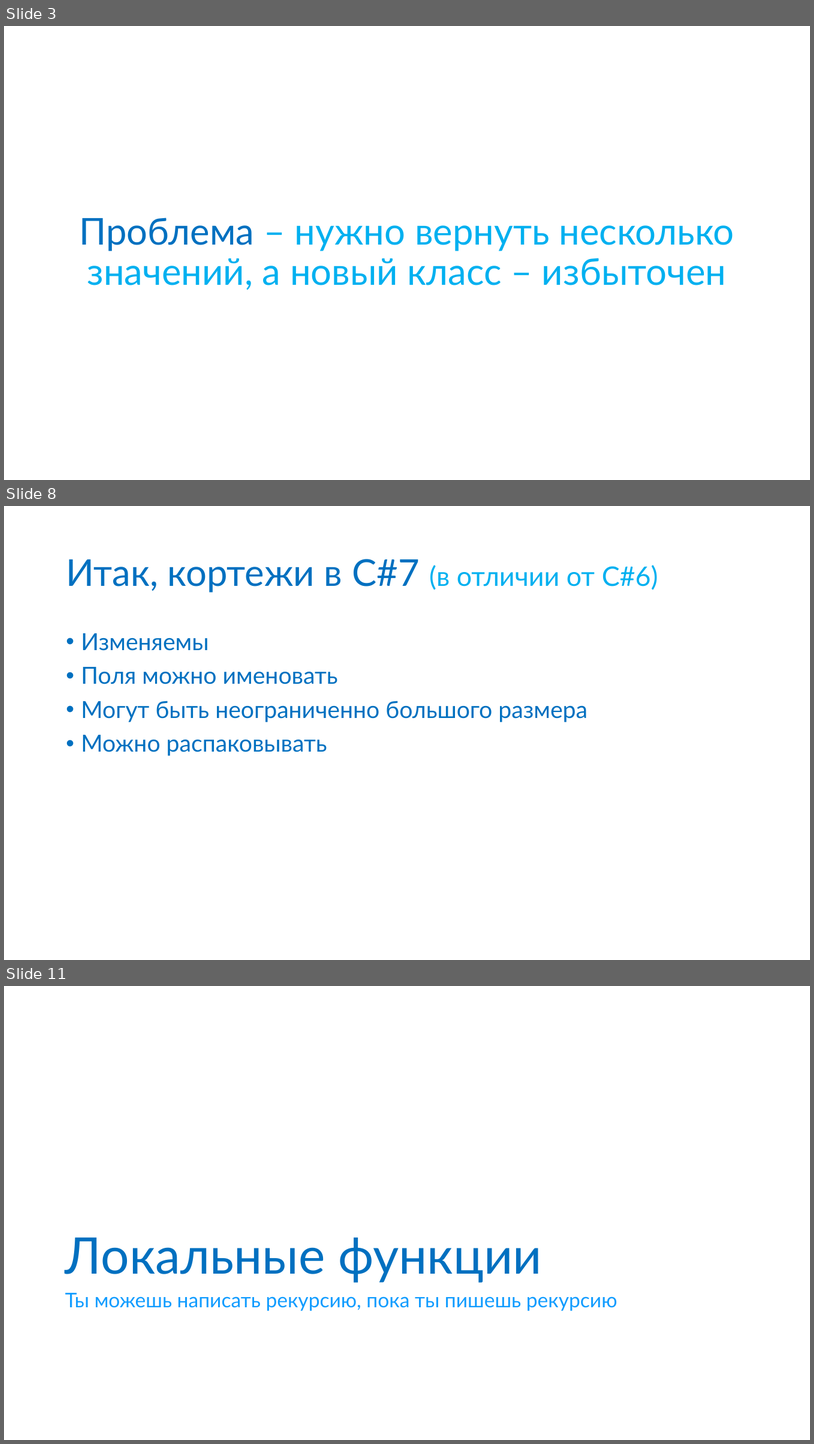
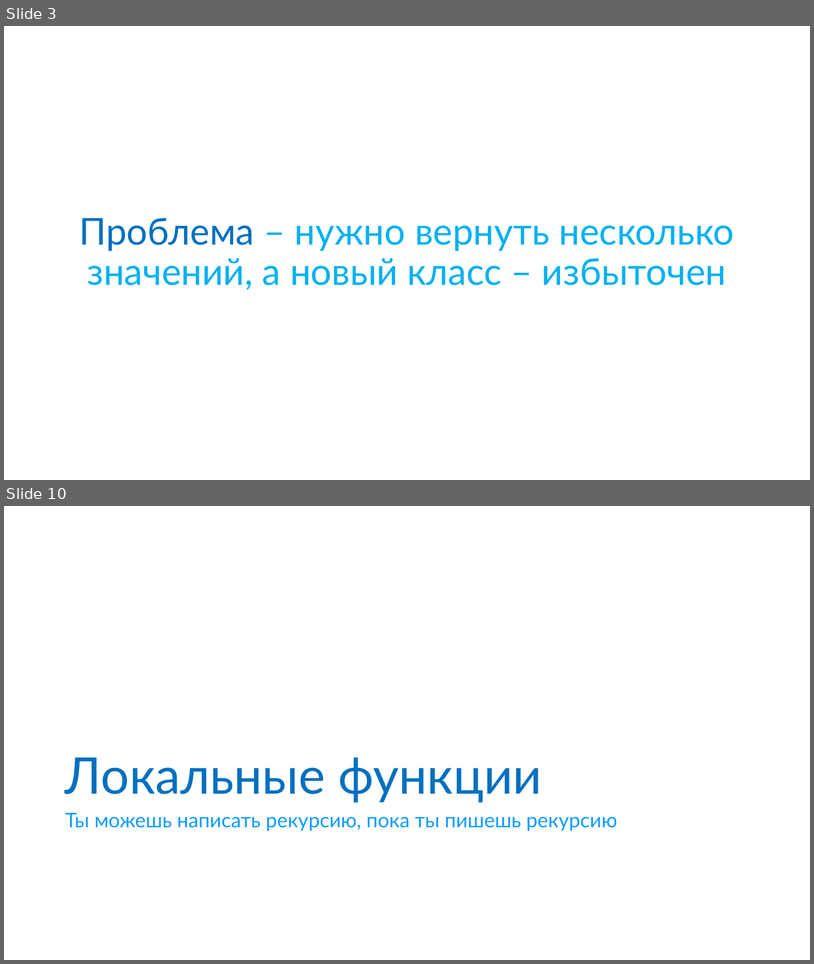
Before and after one commit to anaym/FC-CS7, a slide deck: CS7.pptx. Shown one above the other, each under a label of ours: slides 3, 8 and 11 before the commit, slides 3 and 10 after it; the slides between them are not shown. The pictures are 814x1444 and 814x964 pixels, drawn with LibreOffice and Linux fonts; fonts in the diff are those of the drawing. Boxes give left, top, right and bottom in pixels: in the first picture for what was removed or moved away, otherwise in the second. Text is boxed around its words. In the diff, an @@ line names an element or a change of style, - is before the commit and + after.

```diff
--- a/CS7.pptx
+++ b/CS7.pptx
@@ slide 8 removed at [4,506,810,960], background #FFFFFF @@
@@ title removed at [66,559,659,592] @@
-Итак, кортежи в C#7 (в отличии от C#6)
@@ text removed at [81,633,588,756] @@
-• Изменяемы
-• Поля можно именовать
-• Могут быть неограниченно большого размера
-• Можно распаковывать
@@ what was slide 11 is now slide 10 @@
```
Also in this commit, not shown: 8 slides changed, 1 slide added, 1 other slide removed, 11 other files.
